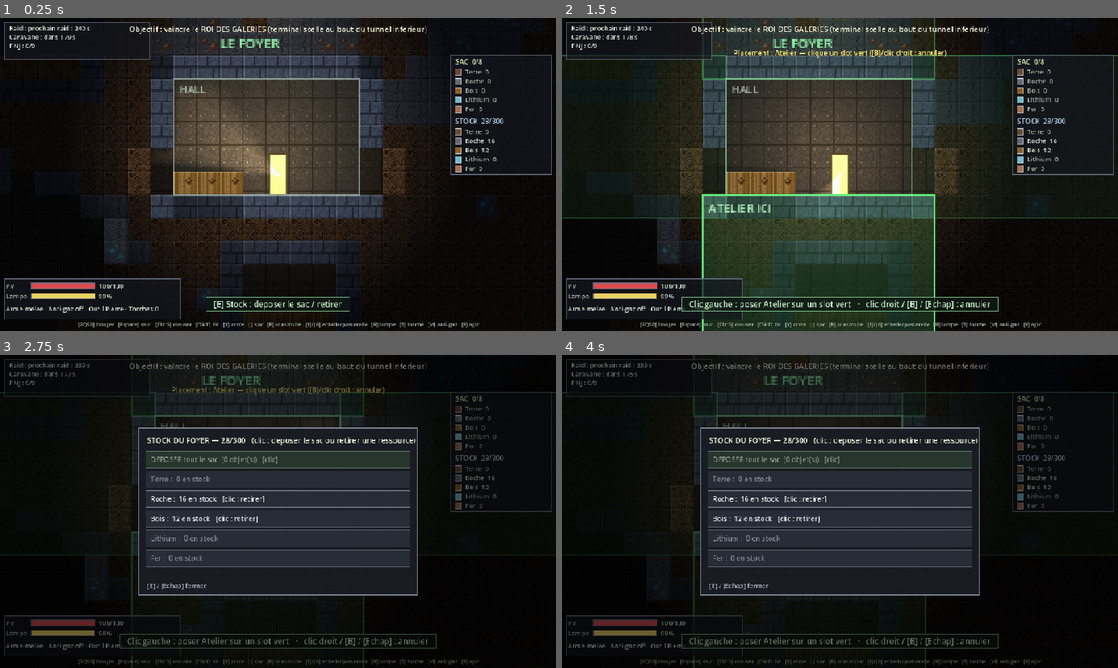
Above: before the commit, frames 1-4 (two rows, left to right).
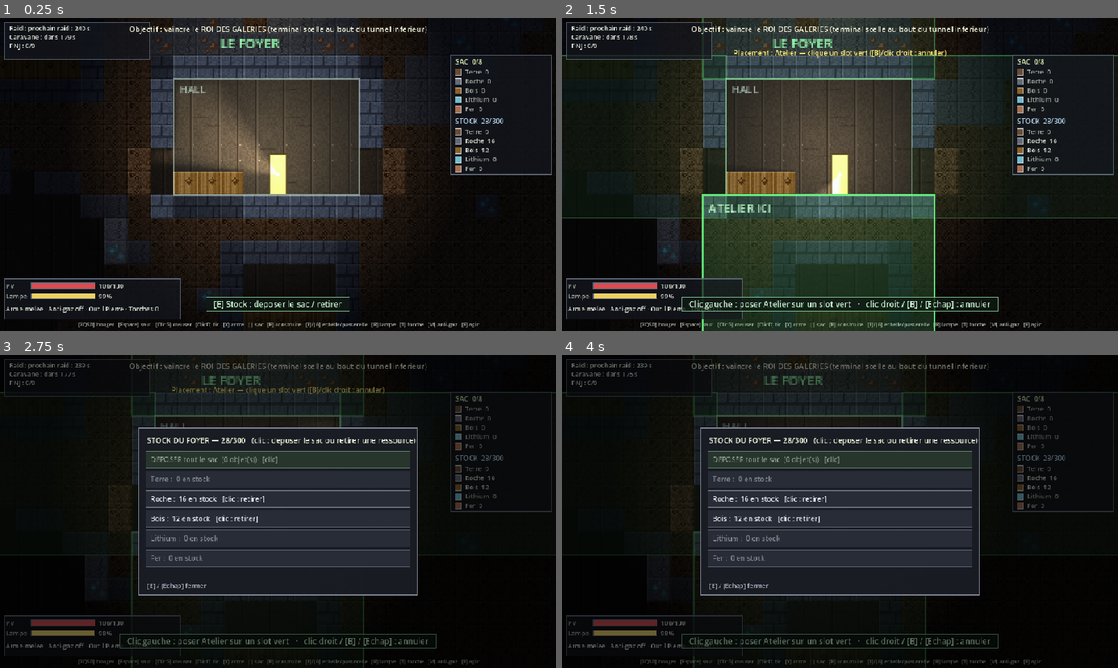
Above: after the commit, the same moments.

Repository: MrAuGIR/lesEnfouis
Game: Godot game, scene res://main.tscn
Same seed, same stepped clock (60 frames per second), same inputs: the game is played once before the commit and once after it.
Inputs (mouse positions are in pixels of both pictures, inside the frame that each line leads up to):
- Up to frame 1 (0.25 s): no input
- Up to frame 2 (1.5 s): tap Enter at 0.5 s; move the mouse to (962, 158) at 0.52 s; hold D 0.53-1.25 s; tap B at 0.6 s; click (962, 158) at 0.67 s; tap Space at 0.77, 1.25 s; drag from (840, 174) to (812, 237) at 1.27 s
- Up to frame 3 (2.75 s): tap Enter at 2 s; move the mouse to (333, 442) at 2.02 s; hold D from 2.03 s (still down); tap E at 2.1 s
- Up to frame 4 (4 s): release D at 2.75 s; tap Space at 2.75, 3.77 s; drag from (812, 574) to (673, 464) at 2.77 s; tap Enter at 3.5 s; move the mouse to (1006, 558) at 3.52 s; hold A from 3.53 s (still down); tap R at 3.6 s

The runs differ from the first frame. In frame 1, 1.0% of the frame differs, in the area x 29-68%, y 19-57%; in frame 2, 0.6%; in frame 3, less than 0.1%; in frame 4, less than 0.1%.

Commit message:
modification des panneaux (taille) du décor

Diff:
--- a/game/scripts/tile_art.gd
+++ b/game/scripts/tile_art.gd
@@ -48,25 +48,32 @@
 	return _bg_base
 
 static func _build_bg_base() -> Image:
-	var w := 32
+	# 64×64, PANNEAUX VERTICAUX (pas de grille de carrés) : seams verticaux irréguliers,
+	# pas de joint horizontal, rivets épars → lecture « mur continu », pas « blocs collés ».
+	var w := 64
 	var im := Image.create(w, w, false, Image.FORMAT_RGBA8)
-	var base := Color(0.22, 0.19, 0.16)            # gris-brun chaud, désaturé
+	var base := Color(0.22, 0.19, 0.16)            # gris-brun chaud, désaturé (le havre)
 	for y in w:
 		for x in w:
-			im.set_pixel(x, y, _shade(base, (_h(x, y, 95) - 0.5) * 0.06))
-	for s in [0, 16]:                              # joints de panneaux (2×2 panneaux)
-		for i in w:
-			im.set_pixel(i, s, _shade(base, -0.08))
-			im.set_pixel(s, i, _shade(base, -0.08))
-	for ox in [0, 16]:                             # rivets aux coins de chaque panneau
-		for oy in [0, 16]:
-			for p: Vector2i in [Vector2i(3, 3), Vector2i(12, 3), Vector2i(3, 12), Vector2i(12, 12)]:
-				im.set_pixel(ox + p.x, oy + p.y, _shade(base, 0.12))
+			im.set_pixel(x, y, _shade(base, (_h(x, y, 95) - 0.5) * 0.05))
+	var seams := [0, 19, 38, 51]                   # largeurs de panneaux irrégulières
+	for sx: int in seams:
+		for y in w:
+			im.set_pixel(sx, y, _shade(base, -0.07))               # creux du joint
+			im.set_pixel((sx + 1) % w, y, _shade(base, 0.05))      # arête éclairée
+		im.set_pixel((sx + 2) % w, 5, _shade(base, 0.13))          # rivet haut, épars
+		im.set_pixel((sx + 2) % w, w - 6, _shade(base, 0.13))      # rivet bas
+	for k in 5:                                     # éraflures horizontales discrètes
+		var sy := int(_h(k, 0, 96) * (w - 4)) + 2
+		var sx0 := int(_h(0, k, 97) * (w - 18))
+		for x in range(sx0, sx0 + 12):
+			im.set_pixel(x, sy, _shade(im.get_pixel(x, sy), -0.03))
 	return im
 
-# Paroi du fond : roche sombre désaturée, grain faible + strates horizontales.
+# Paroi du fond : roche sombre désaturée. 48×48 (période de répétition longue) ;
+# strates rares et irrégulières (pas de bandes régulières → pas d'effet « blocs collés »).
 static func _build_bg_wall() -> Image:
-	var w := 32
+	var w := 48
 	var im := Image.create(w, w, false, Image.FORMAT_RGBA8)
 	var base := Color(0.13, 0.14, 0.17)
 	for y in w:
@@ -75,9 +82,10 @@
 			if _h(x, y, 94) > 0.86:      # renfoncements sombres épars
 				c = _shade(c, -0.05)
 			im.set_pixel(x, y, c)
-	for sy in [7, 15, 23, 31]:           # strates horizontales discrètes
+	for sy: int in [13, 34]:             # 2 strates discrètes, à des hauteurs irrégulières
 		for x in w:
-			im.set_pixel(x, sy, _shade(im.get_pixel(x, sy), -0.05))
+			if _h(x, sy, 98) > 0.25:     # discontinues (pas une ligne pleine)
+				im.set_pixel(x, sy, _shade(im.get_pixel(x, sy), -0.045))
 	return im
 
 # Silhouettes d'infrastructure (transparent ailleurs) : étai vertical + traverse
--- a/game/scripts/world_view.gd
+++ b/game/scripts/world_view.gd
@@ -12,10 +12,10 @@
 # Décor de fond contextuel. Parallaxe : 0 = collé à l'écran (très lointain), 1 = collé
 # au monde (pas de parallaxe). On reste proche de 1 → parallaxe DOUCE (réglage demandé).
 enum { BG_ROCK, BG_TUNNEL, BG_BASE }
-const ROCK_PAR := 0.86         # roche qu'on creuse : juste derrière → très peu de parallaxe
-const TUN_WALL_PAR := 0.80     # tunnels du Transit : un peu de profondeur
-const TUN_STRUCT_PAR := 0.72   # structures un cran plus proches que la paroi
-const BASE_PAR := 0.88         # mur de pièce : intérieur, quasi collé
+const ROCK_PAR := 0.93         # roche qu'on creuse : juste derrière → parallaxe minime
+const TUN_WALL_PAR := 0.90     # tunnels du Transit : un soupçon de profondeur
+const TUN_STRUCT_PAR := 0.85   # structures un cran plus proches que la paroi
+const BASE_PAR := 0.95         # mur de pièce : intérieur, quasi collé (1.0 = aucune parallaxe)
 const BG_FADE := 3.0           # vitesse du fondu entre deux contextes (1/s)
 
 var world: WorldGrid
Not shown, added: concept-art/brief-concept-decor-fond.md
Not shown, changed: docs/BRIEF-DIRECTION-ARTISTIQUE.md
